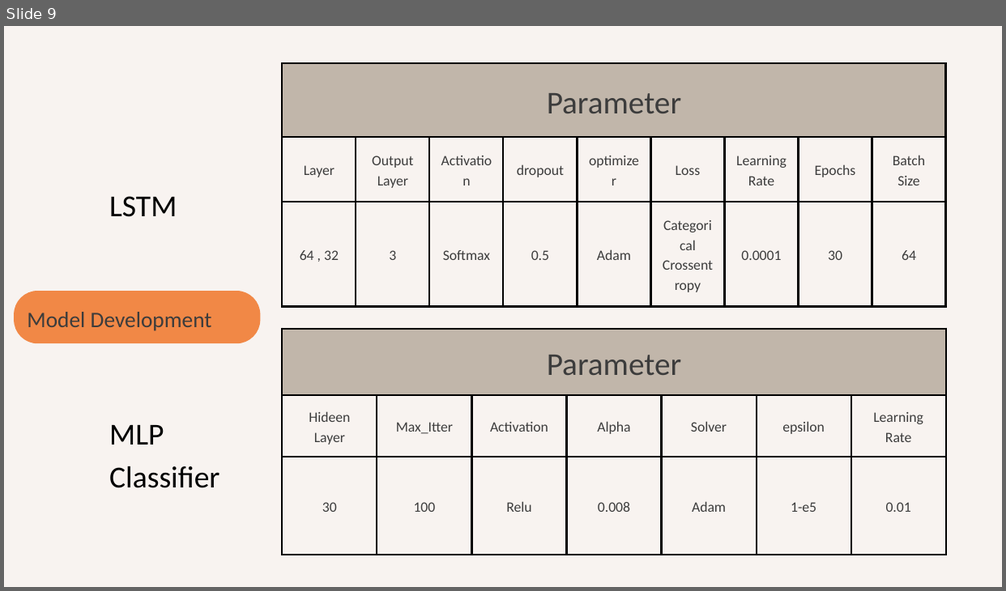
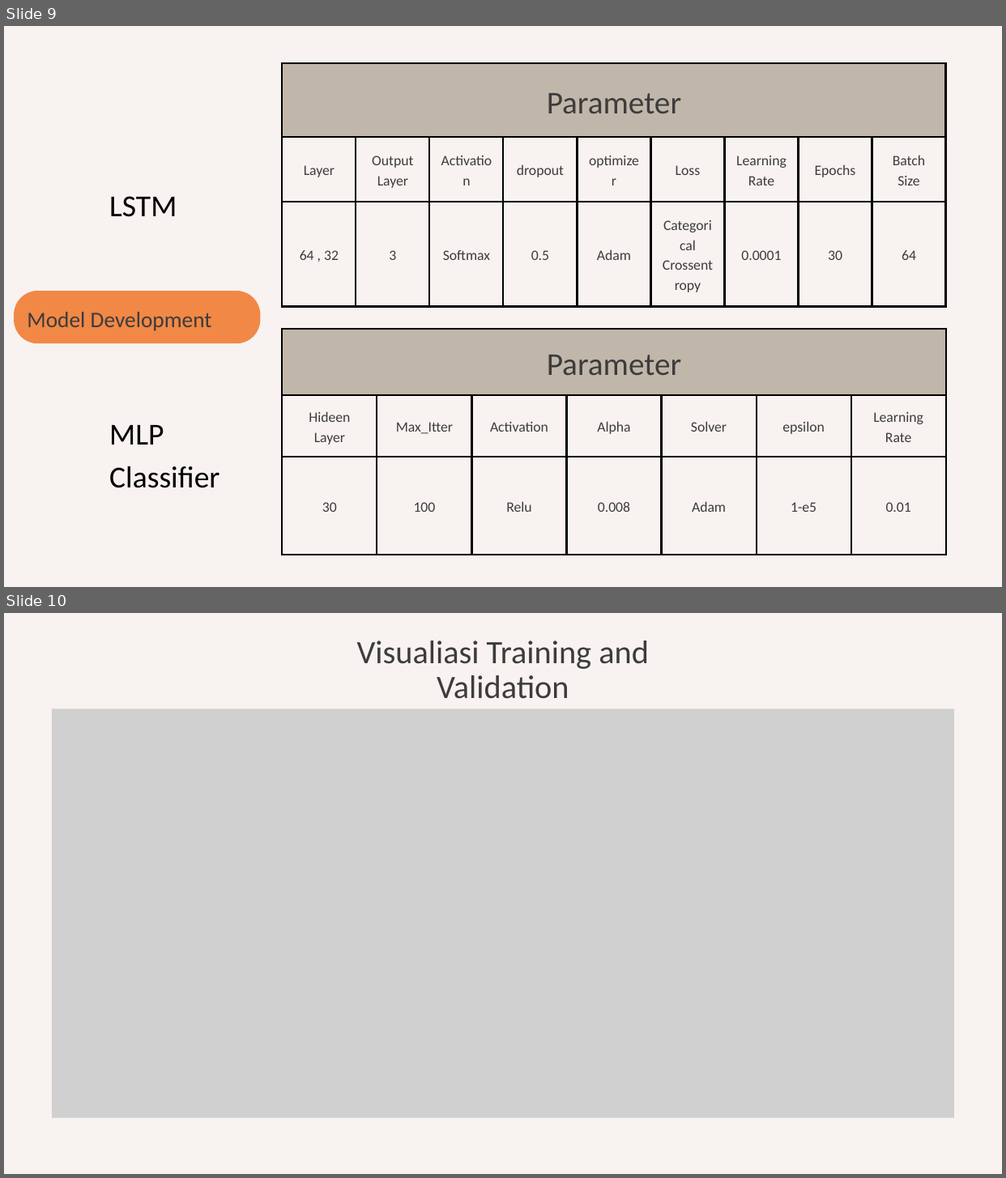
Before and after one commit to bensetiawan/23001043_15_kp1_tweet_sentiment_analysis_platinum, a slide deck: EDA & Report Analysis/Report Sentiment Analysis.pptx. Shown one above the other, each under a label of ours: slide 9 before the commit, slides 9 and 10 after it. The pictures are 1006x591 and 1006x1178 pixels, drawn with LibreOffice and Linux fonts; fonts in the diff are those of the drawing; grey boxes stand for pictures. Boxes give left, top, right and bottom in pixels: in the first picture for what was removed or moved away, otherwise in the second. Text is boxed around its words. In the diff, an @@ line names an element or a change of style, - is before the commit and + after.

```diff
--- a/EDA & Report Analysis/Report Sentiment Analysis.pptx
+++ b/EDA & Report Analysis/Report Sentiment Analysis.pptx
@@ slide 10 added at [4,613,1002,1174], background #F8F3F0 @@
@@ text added at [357,641,649,699], 47.1 pt, text #3C3C3C @@
+Visualiasi Training and Validation
@@ picture added at [52,709,954,1118] @@
```
Also in this commit, not shown: 1 slide changed, 1 other file.
